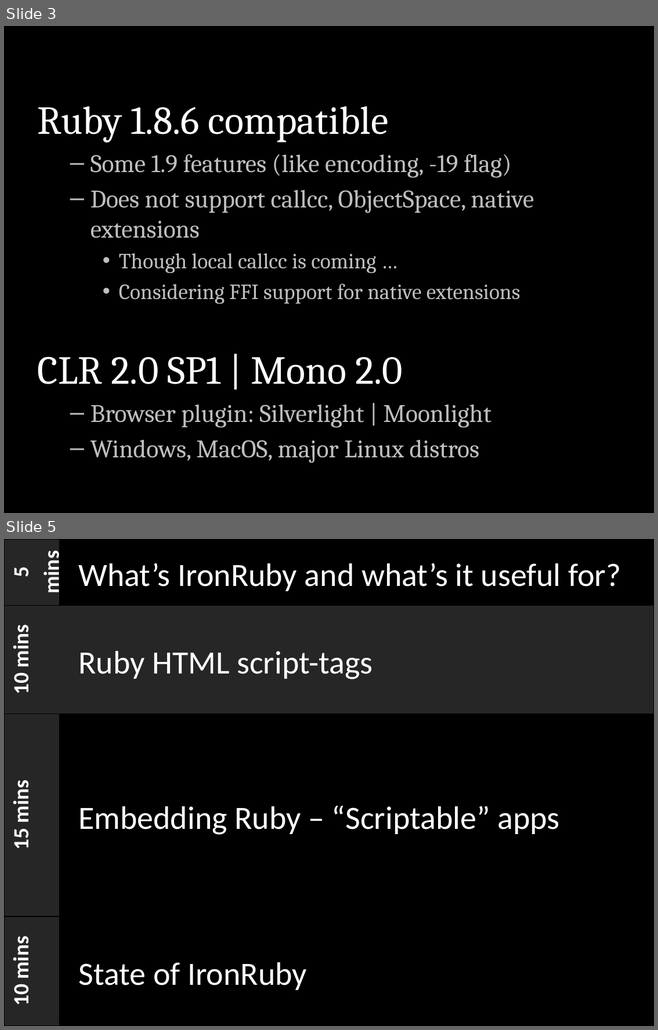
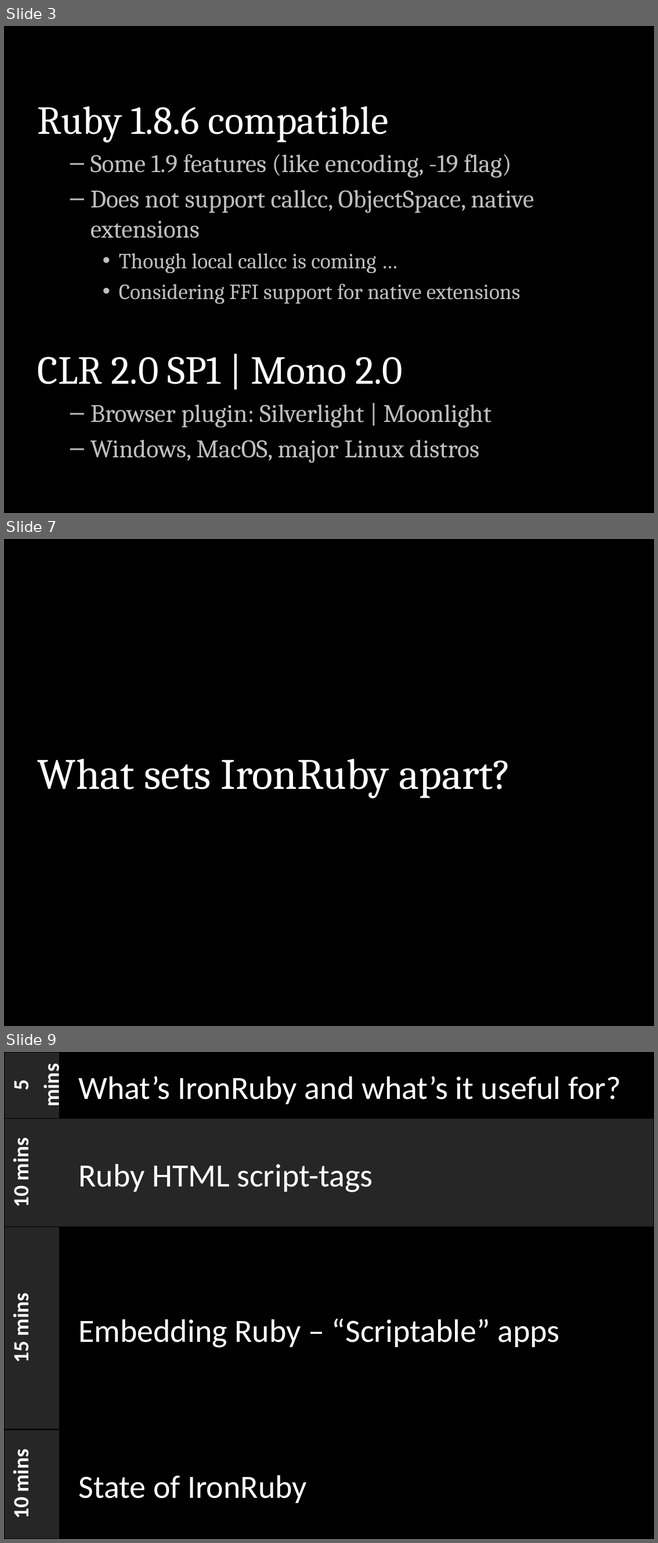
Before and after one commit to jschementi/rubyconf2009, a slide deck: jimmysch-ironruby.pptx. Shown one above the other, each under a label of ours: slides 3 and 5 before the commit, slides 3, 7 and 9 after it; the slides between them are not shown. The pictures are 658x1030 and 658x1543 pixels, drawn with LibreOffice and Linux fonts; fonts in the diff are those of the drawing. Boxes give left, top, right and bottom in pixels: in the first picture for what was removed or moved away, otherwise in the second. Text is boxed around its words. In the diff, an @@ line names an element or a change of style, - is before the commit and + after.

Commit message:
Add ruby-processing demo, and clean up gestalt getting-started

```diff
--- a/jimmysch-ironruby.pptx
+++ b/jimmysch-ironruby.pptx
@@ slide 7 added at <box>4,539,654,1026</box>, background #000000 @@
@@ title added at <box>38,759,511,798</box>, 48 pt, text #FFFFFF @@
+What sets IronRuby apart?
@@ what was slide 5 is now slide 9 @@
```
Also in this commit, not shown: 4 slides changed, 7 other slides added, 9 other files.
